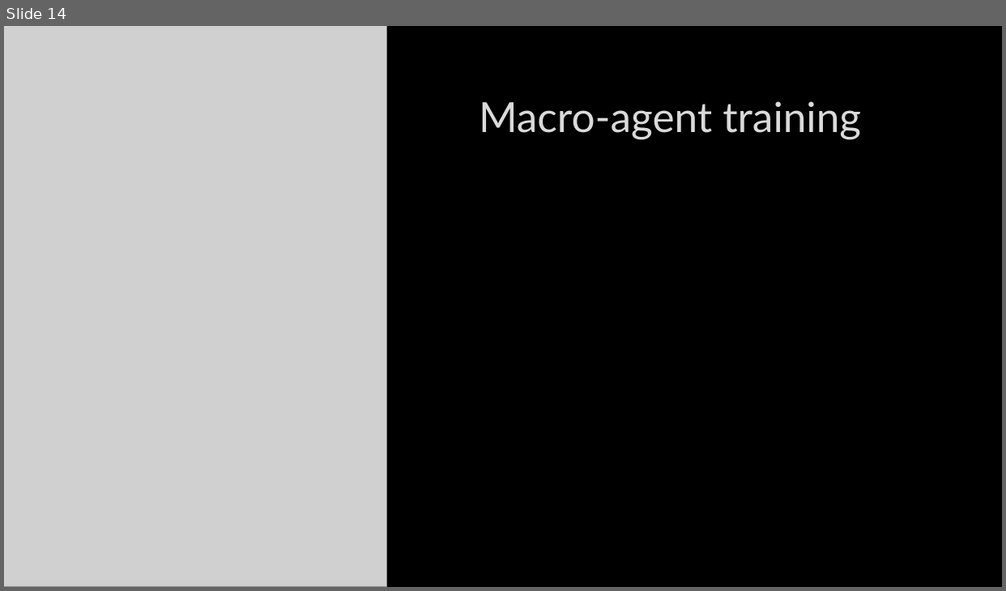
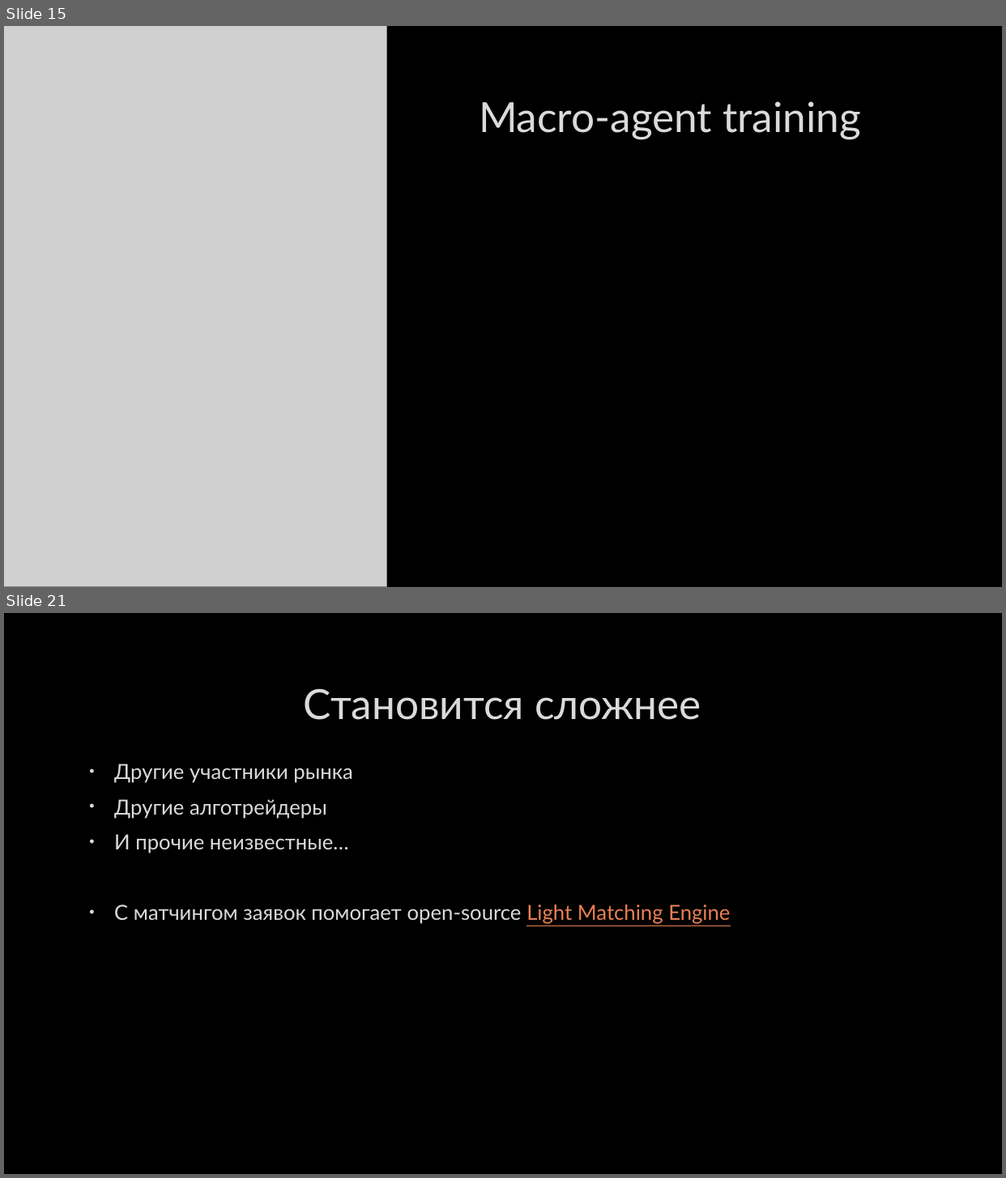
Before and after one commit to Zhekuson/Findan, a slide deck: MA_RL_OMM/presentation.pptx. Shown one above the other, each under a label of ours: slide 14 before the commit, slides 15 and 21 after it; the slides between them are not shown. The pictures are 1006x591 and 1006x1178 pixels, drawn with LibreOffice and Linux fonts; fonts in the diff are those of the drawing; grey boxes stand for pictures; background and template pictures are left out. Boxes give left, top, right and bottom in pixels: in the first picture for what was removed or moved away, otherwise in the second. Text is boxed around its words. In the diff, an @@ line names an element or a change of style, - is before the commit and + after.

```diff
--- a/MA_RL_OMM/presentation.pptx
+++ b/MA_RL_OMM/presentation.pptx
@@ slide 21 added at (x1=4, y1=613, x2=1002, y2=1174), background picture (left out) @@
@@ title added at (x1=304, y1=689, x2=701, y2=720), 40 pt, text #DADADA @@
+Становится сложнее
@@ text added at (x1=114, y1=764, x2=730, y2=924), 20 pt, text #DADADA @@
+• Другие участники рынка
+• Другие алготрейдеры
+• И прочие неизвестные…
+• С матчингом заявок помогает open-source Light Matching Engine
@@ what was slide 14 is now slide 15 @@
```
Also in this commit, not shown: 1 slide changed, 18 other slides added, 2 slides removed.
